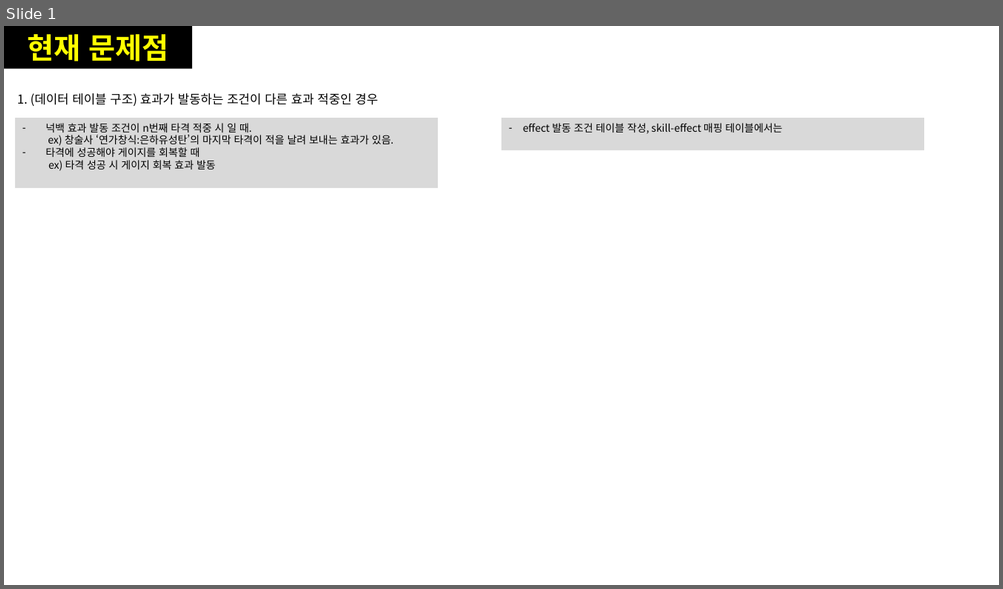
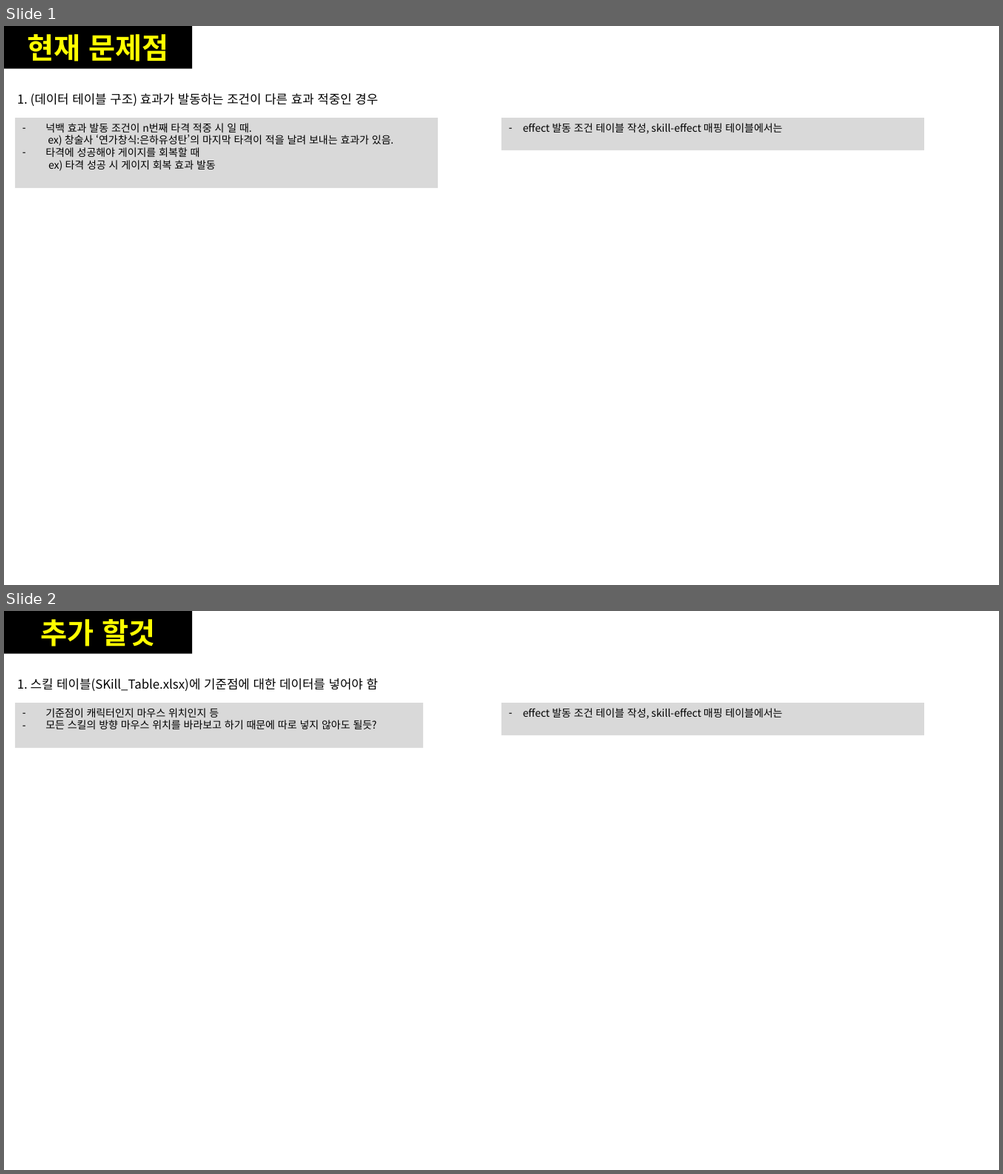
Before and after one commit to hjs0913/GameDesign, a slide deck: 로스트아크/데이터테이블/고민해야하는것.pptx. Shown one above the other, each under a label of ours: slide 1 before the commit, slides 1 and 2 after it. The pictures are 1003x589 and 1003x1174 pixels, drawn with LibreOffice and Linux fonts; fonts in the diff are those of the drawing. Boxes give left, top, right and bottom in pixels: in the first picture for what was removed or moved away, otherwise in the second. Text is boxed around its words. In the diff, an @@ line names an element or a change of style, - is before the commit and + after.

```diff
--- a/로스트아크/데이터테이블/고민해야하는것.pptx
+++ b/로스트아크/데이터테이블/고민해야하는것.pptx
@@ slide 2 added at (4,611,999,1170), background #FFFFFF @@
@@ rectangle added at (4,611,192,653), fill #000000, 28 pt, text #FFFF00, bold @@
+추가 할것
@@ text added at (17,678,378,691), 12 pt, text #000000 @@
+1. 스킬 테이블(SKill_Table.xlsx)에 기준점에 대한 데이터를 넣어야 함
@@ rectangle added at (15,703,424,749), fill #D9D9D9, 10 pt, text #000000 @@
+– 기준점이 캐릭터인지 마우스 위치인지 등
+– 모든 스킬의 방향 마우스 위치를 바라보고 하기 때문에 따로 넣지 않아도 될듯?
@@ rectangle added at (502,703,924,735), fill #D9D9D9, 10 pt, text #000000 @@
+– effect 발동 조건 테이블 작성, skill-effect 매핑 테이블에서는
```
Also in this commit, not shown: 2 other files.
